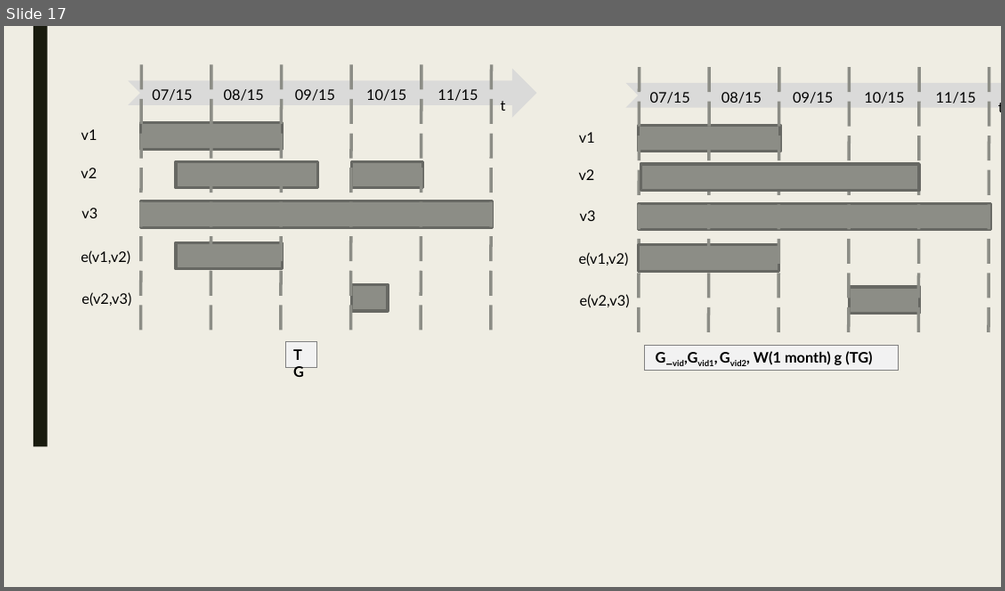
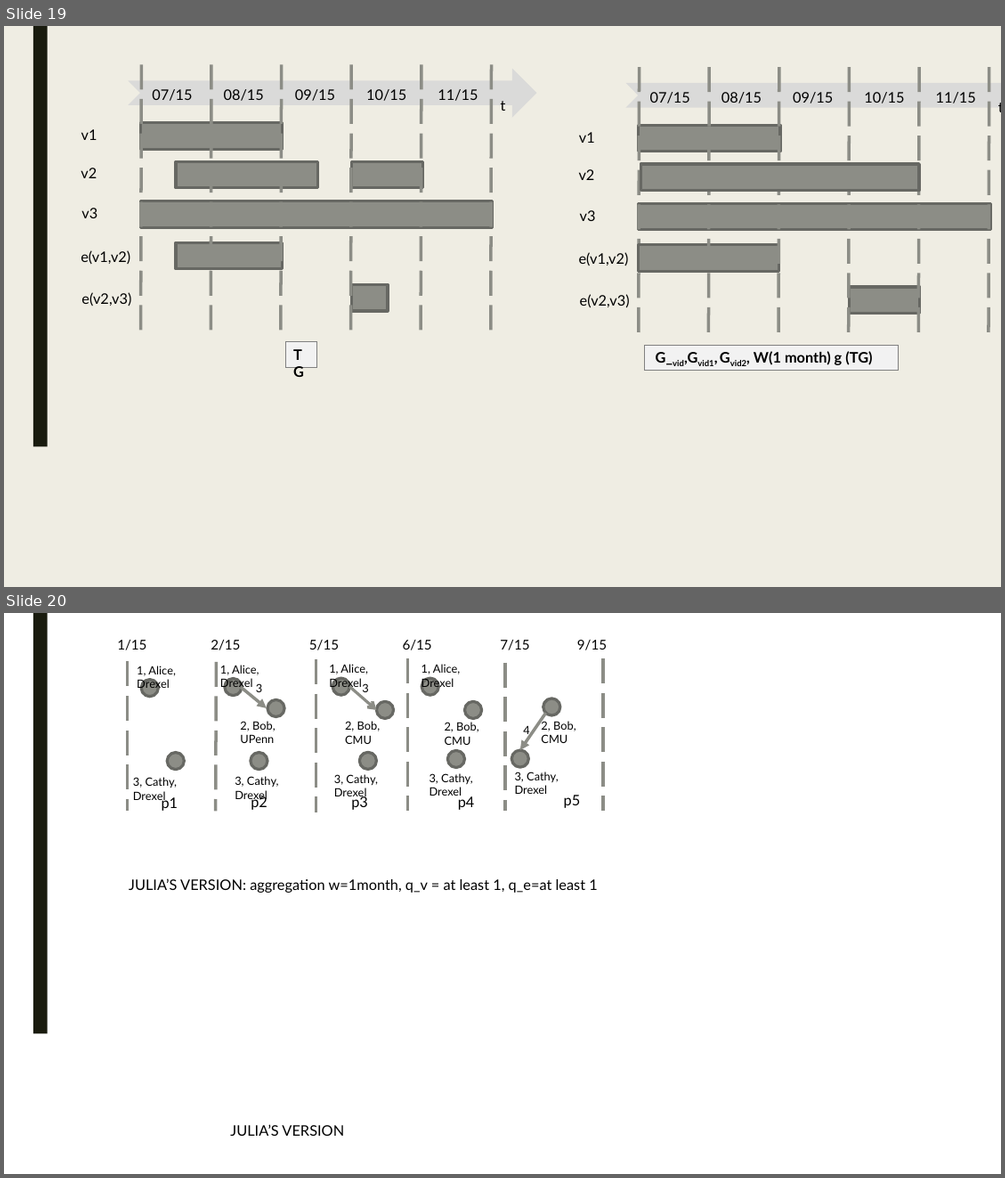
Before and after one commit to PortalDB/portal, a slide deck: paper/pvldb2016/figs/model.pptx. Shown one above the other, each under a label of ours: slide 17 before the commit, slides 19 and 20 after it. The pictures are 1005x591 and 1005x1178 pixels, drawn with LibreOffice and Linux fonts; fonts in the diff are those of the drawing. Boxes give left, top, right and bottom in pixels: in the first picture for what was removed or moved away, otherwise in the second. Text is boxed around its words. In the diff, an @@ line names an element or a change of style, - is before the commit and + after.

```diff
--- a/paper/pvldb2016/figs/model.pptx
+++ b/paper/pvldb2016/figs/model.pptx
@@ slide 20 added at box(4, 613, 1001, 1174), background #FFFFFF; not listed: 1 template element that a slide beside it also shows @@
@@ group added at box(117, 640, 607, 811): 27 texts, 13 ellipses, 6 lines, 3 arrows @@
+3, Cathy, Drexel
+2, Bob, CMU
+1, Alice, Drexel
+3, Cathy, Drexel
+1, Alice, Drexel
+3, Cathy, Drexel
+2, Bob, UPenn
+3
+3, Cathy, Drexel
+2, Bob, CMU
+3, Cathy, Drexel
+2, Bob, CMU
+4
+p1
+p2
+p3
+p4
+p5
+1, Alice, Drexel
+1, Alice, Drexel
+3
+1/15
+2/15
+5/15
+6/15
+7/15
+9/15
@@ text added at box(129, 878, 597, 892), 14 pt, text #000000 @@
+JULIA’S VERSION: aggregation w=1month, q_v = at least 1, q_e=at least 1
@@ text added at box(230, 1124, 344, 1135), 14 pt, text #000000 @@
+JULIA’S VERSION
@@ what was slide 17 is now slide 19 @@
```
Also in this commit, not shown: 5 slides changed, 2 other slides added, 1 slide removed, 3 other files.
